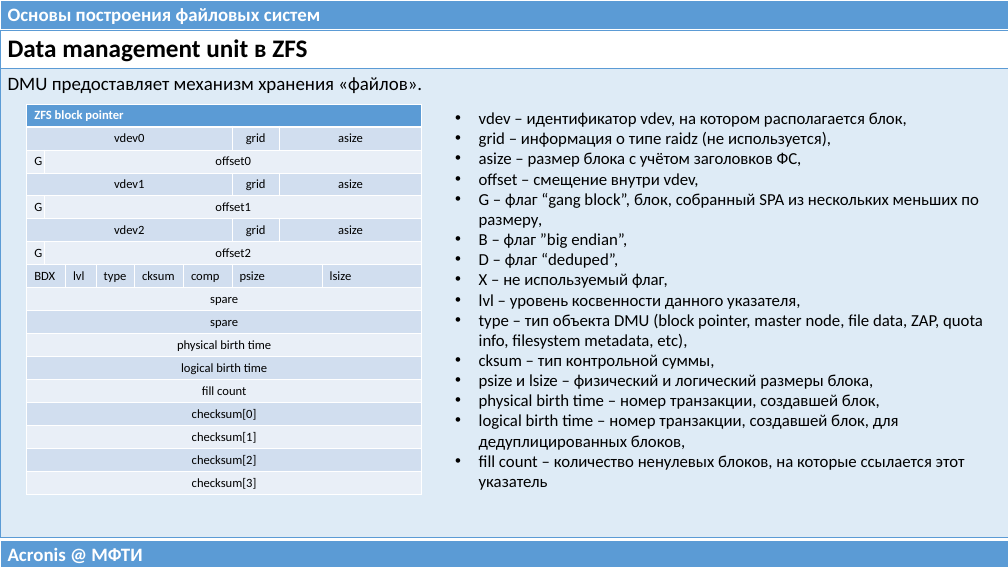
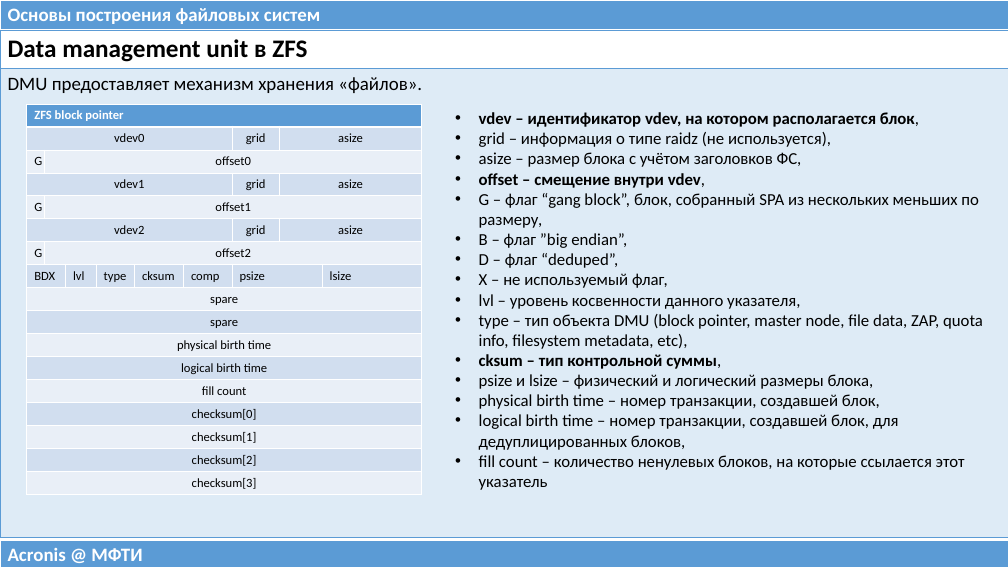
Before and after one commit to 75cc8545e7b021ed280ed0ef99fc7fc4/filesystems-101, a slide deck: slide 14 of talks/src/class09.pptx (slide 12 before the commit). Drawn at 1008x567 pixels with LibreOffice and Linux fonts; fonts in the diff are those of the drawing. Boxes give left, top, right and bottom in pixels: in the first picture for what was removed or moved away, otherwise in the second. Text is boxed around its words. In the diff, an @@ line names an element or a change of style, - is before the commit and + after.

```diff
--- a/talks/src/class09.pptx
+++ b/talks/src/class09.pptx
@@ text at (479, 112, 919, 369): bold on in "vdev – идентификатор vdev, на котором располагается ...", "offset – смещение внутри vdev,", "cksum – тип контрольной суммы," @@
```
Also in this commit, not shown: 2 slides added, 1 other file.
